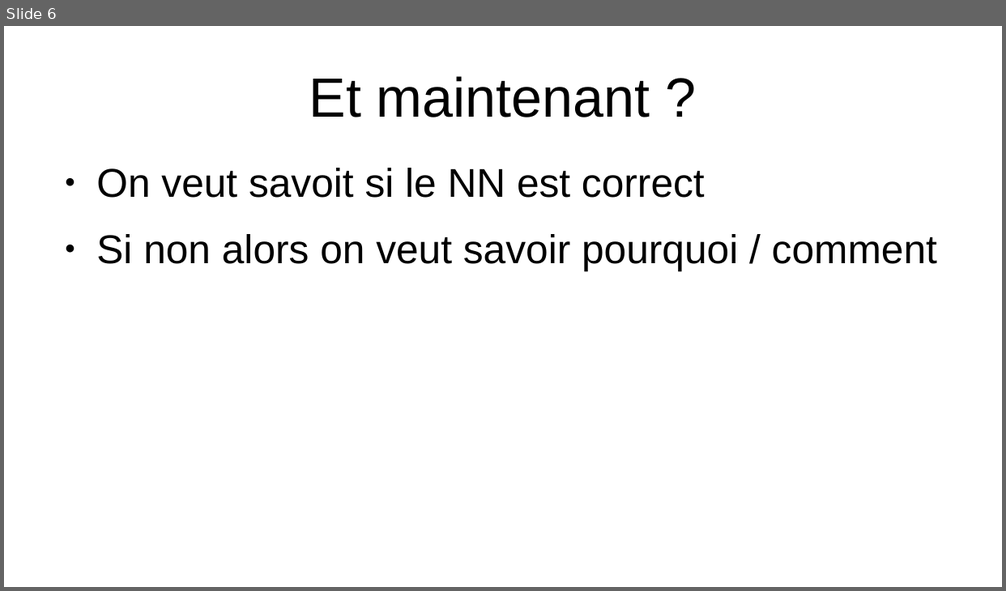
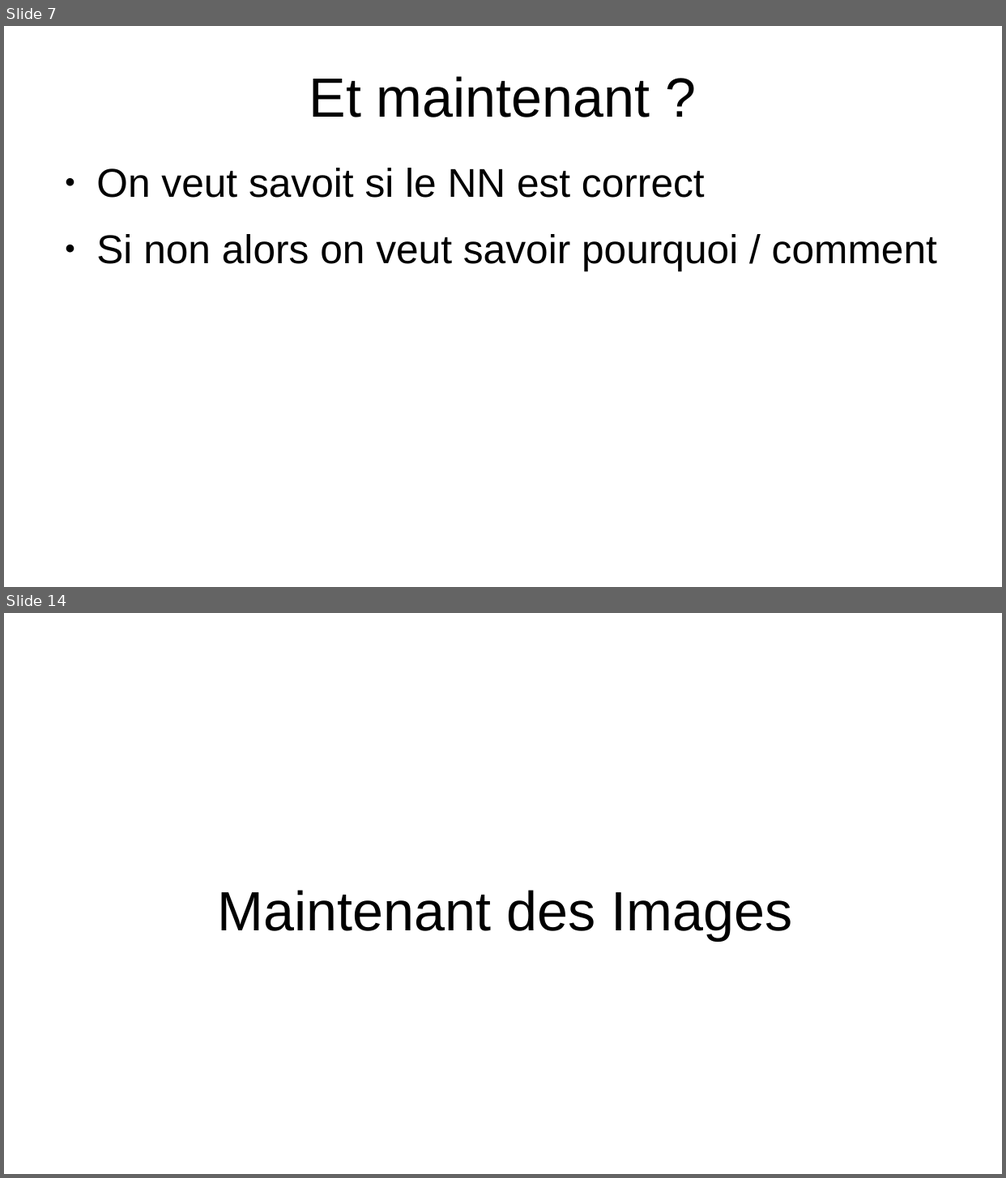
Before and after one commit to Romain-Brg/NN_scheduler_5G, a slide deck: cours_NN.odp. Shown one above the other, each under a label of ours: slide 6 before the commit, slides 7 and 14 after it; the slides between them are not shown. The pictures are 1006x591 and 1006x1178 pixels, drawn with LibreOffice and Linux fonts; fonts in the diff are those of the drawing. Boxes give left, top, right and bottom in pixels: in the first picture for what was removed or moved away, otherwise in the second. Text is boxed around its words. In the diff, an @@ line names an element or a change of style, - is before the commit and + after.

```diff
--- a/cours_NN.odp
+++ b/cours_NN.odp
@@ slide 14 added at (4, 613, 1002, 1174), background #FFFFFF @@
@@ title added at (218, 890, 792, 941), 44 pt, text #000000 @@
+Maintenant des Images
@@ what was slide 6 is now slide 7 @@
```
Also in this commit, not shown: 4 slides changed, 8 other slides added, 1 slide removed, 10 other files.
